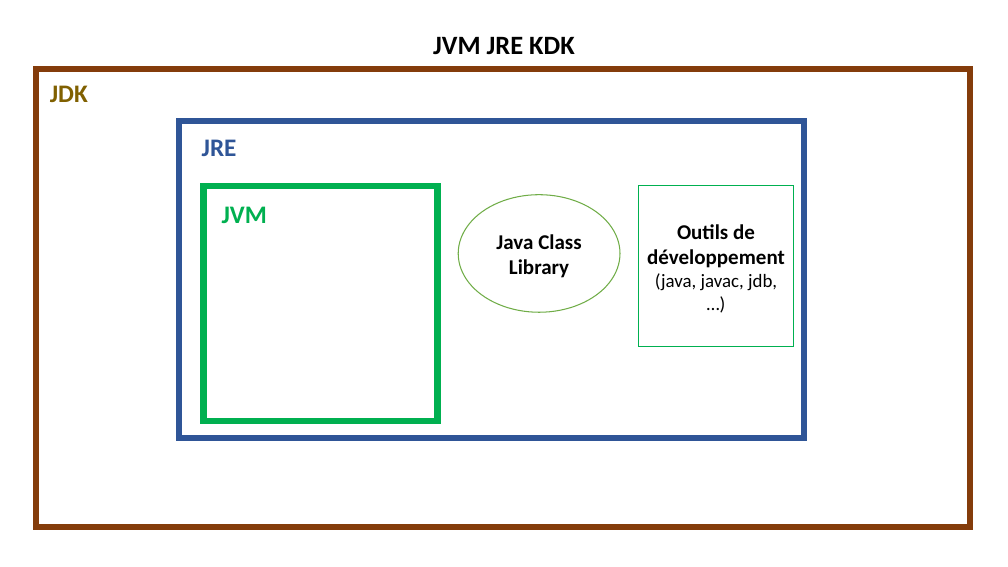
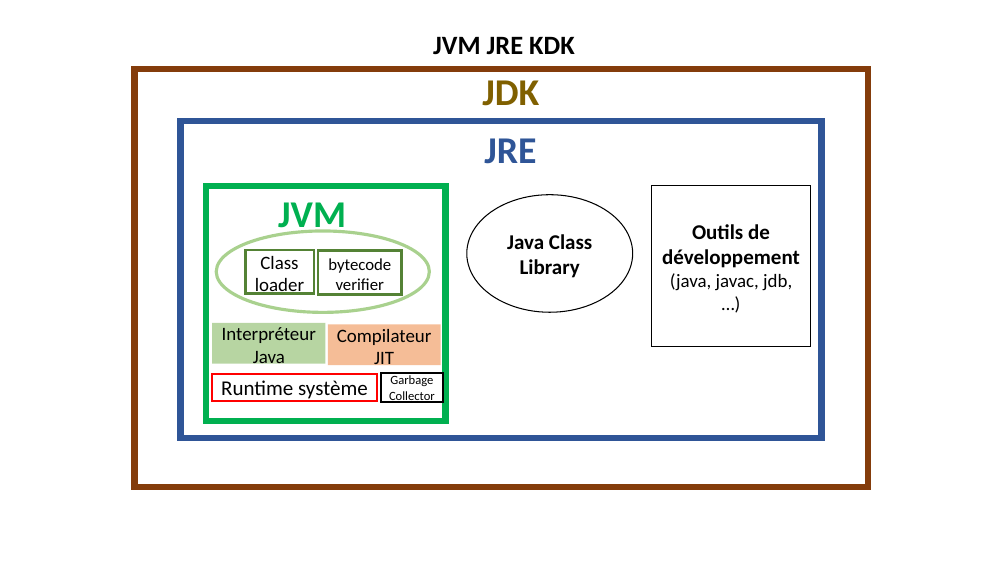
Before and after one commit to Djamelikra/javaSetup, a slide deck: slide 9 of javaInstall/Installer l’environnement de développement java.pptx (slide 8 before the commit). Drawn at 1008x567 pixels with LibreOffice and Linux fonts; fonts in the diff are those of the drawing. Boxes give left, top, right and bottom in pixels: in the first picture for what was removed or moved away, otherwise in the second. Text is boxed around its words. In the diff, an @@ line names an element or a change of style, - is before the commit and + after.

```diff
--- a/javaInstall/Installer l’environnement de développement java.pptx
+++ b/javaInstall/Installer l’environnement de développement java.pptx
@@ rectangle: place and size @@
-rectangle at (36,69,970,527)
+rectangle at (135,69,868,487)
@@ text "JDK": place and size @@
-text "JDK" at (50,85,88,102)
+text "JDK" at (482,80,539,106)
@@ rectangle: place and size @@
-rectangle at (179,121,805,439)
+rectangle at (181,121,822,439)
@@ size 24 to 36 pt in 3 elements at (278,202,346,236), (482,80,539,106), (484,138,536,164) @@
@@ text "JRE": place and size @@
-text "JRE" at (202,139,237,156)
+text "JRE" at (484,138,536,164)
@@ rectangle: place and size @@
-rectangle at (203,186,438,421)
+rectangle at (206,186,445,421)
@@ text "JVM": place and size @@
-text "JVM" at (222,206,267,223)
+text "JVM" at (278,202,346,236)
@@ ellipse "Java Class Library": place and size @@
-ellipse "Java Class Library" at (458,195,620,313)
+ellipse "Java Class Library" at (467,195,632,313)
@@ ellipse "Java Class Library" at (467,195,632,313): outline #70AD47 1 pt to #000000 1 pt @@
@@ rectangle "Outils de développement (java, javac, ...": place and size @@
-rectangle "Outils de développement (java, javac, ..." at (638,186,794,346)
+rectangle "Outils de développement (java, javac, ..." at (652,186,811,346)
@@ rectangle "Outils de développement (java, javac, ..." at (652,186,811,346): outline #00B050 1 pt to #000000 1 pt @@
@@ group added at (212,231,443,402): 6 rectangles, 1 ellipse @@
+Class loader
+bytecode verifier
+Compilateur JIT
+Runtime système
+Interpréteur Java
+Garbage Collector
```
Also in this commit, not shown: 1 other slide changed, 1 slide added, 2 other files.
